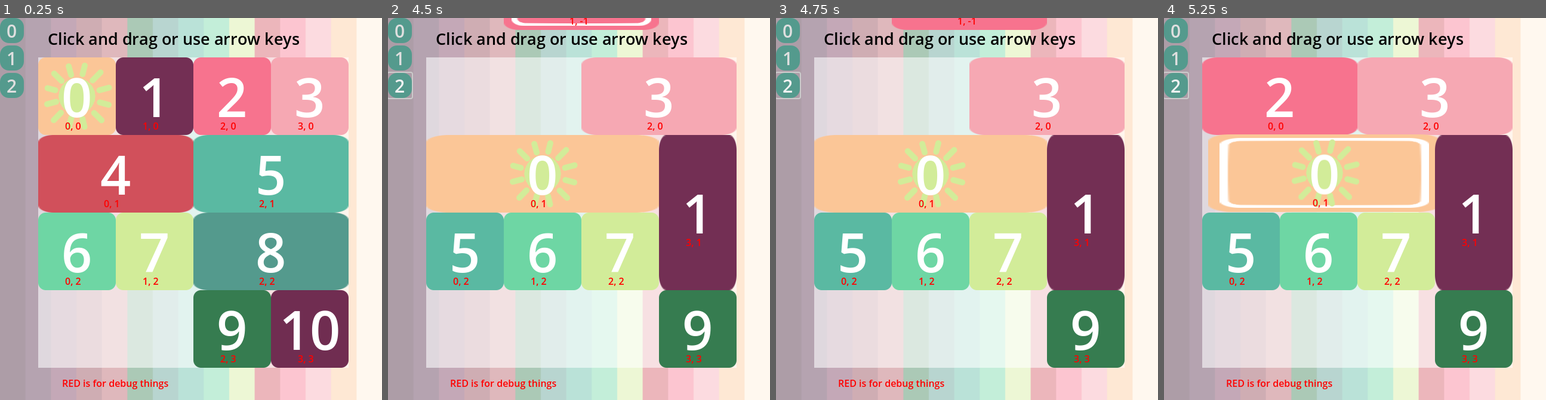
Above: before the commit, frames 1-4 (left to right).
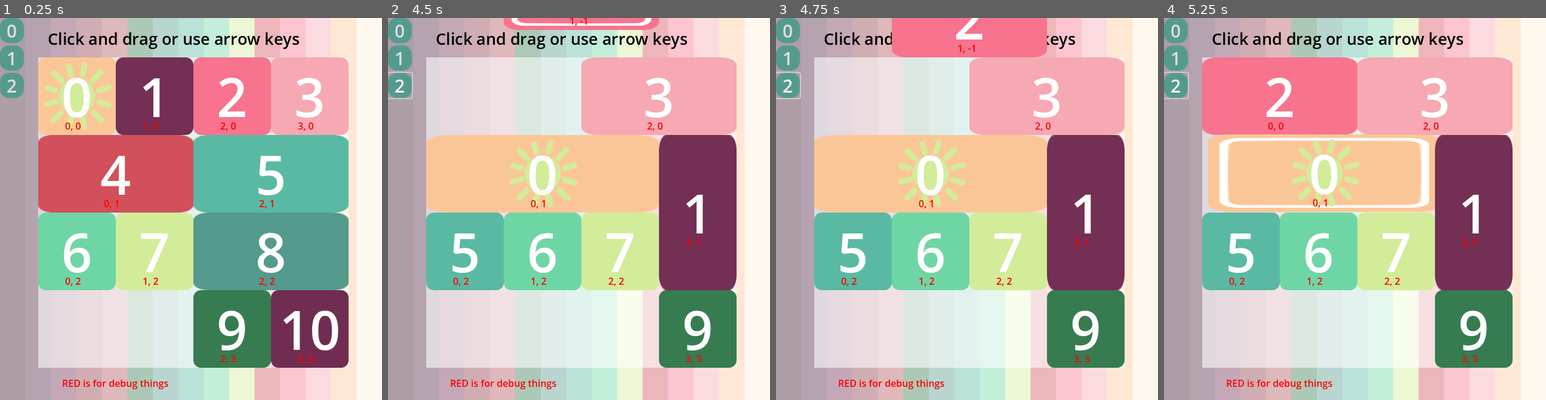
Above: after the commit, the same moments.

Repository: firelighted/comfyjam2026_slidingsun
Game: Godot game, scene res://scenes_scripts/main_2d.tscn
Two runs of this game, one before a commit and one after it. Both use one fixed random seed, a clock stepped at 60 frames per second and the inputs below. The engine's default icon, where the game draws it, is replaced by a stand-in: a white triangle on a blue panel in a dark square.
Inputs (mouse positions are in pixels of both pictures, inside the frame that each line leads up to):
- Up to frame 1 (0.25 s): no input
- Up to frame 2 (4.5 s): click "0" at 0.5 s; click "1" at 1.25 s; click "2" at 2 s; tap Enter at 2.75 s; drag from (502, 94) to (659, 94) at 2.77 s; drag from (659, 94) to (540, 174) at 3.52 s; move the mouse to (582, 18) at 4.27 s; hold Right (ui_right) from 4.28 s (still down); click (582, 18) at 4.42 s
- Up to frame 3 (4.75 s): keep holding Right (ui_right)
- Up to frame 4 (5.25 s): release Right (ui_right) at 5 s; tap Space at 5 s; drag from (1316, 174) to (1473, 212) at 5.02 s

Frames 1-2 are identical in both runs. In frame 3, 3.0% of the frame differs, in the area x 30-71%, y 0-11%; in frame 4, nothing differs.

Commit message:
partially fixed issues with click+drag

Diff:
--- a/block_manager.gd
+++ b/block_manager.gd
@@ -68,7 +68,7 @@
 func receive_level_button_pressed(sibling_idx: int):
 	load_level(sibling_idx)
 
-func _process(delta):
+func _process(_delta):
 	if selected_block:
 		selected_block.is_dragging = is_dragging
 
--- a/scenes_scripts/block.gd
+++ b/scenes_scripts/block.gd
@@ -78,7 +78,7 @@
 	velocity = input_dir * arrow_key_speed
 	want_to_move.emit(block_id, i_row, i_col, input_dir)
 
-func _physics_process(delta):
+func _physics_process(_delta):
 	# velocity approach
 	if is_selected:
 		if is_dragging:
@@ -102,6 +102,7 @@
 func end_drag():
 	is_dragging = false
 	is_selected = false
+	snap_to_position_from_row_col()
 
 func get_drag():
 	if is_dragging:
Not shown: 1 places in scenes_scripts/block.tscn that only renumber resources
Not shown: 1 places in scenes_scripts/main_2d.tscn that only renumber resources
